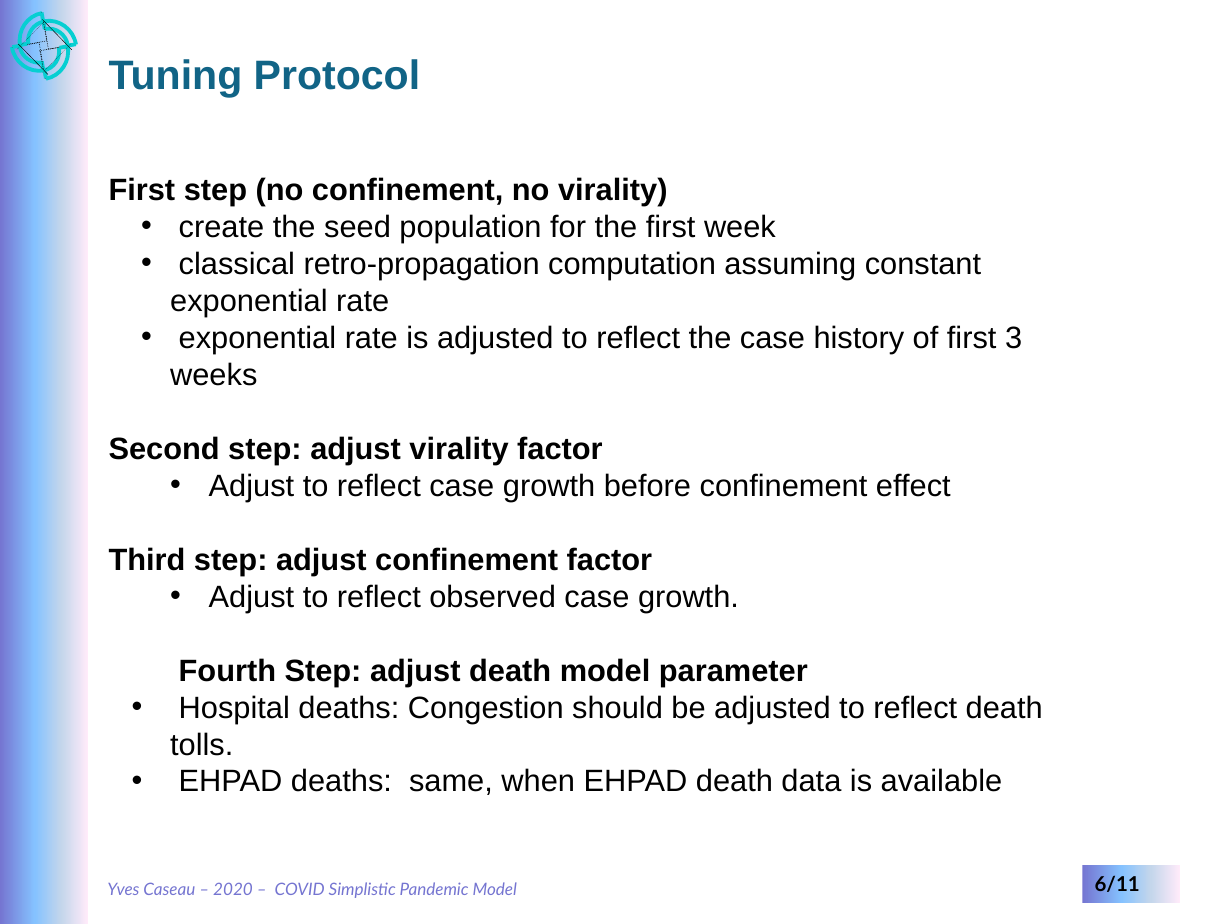
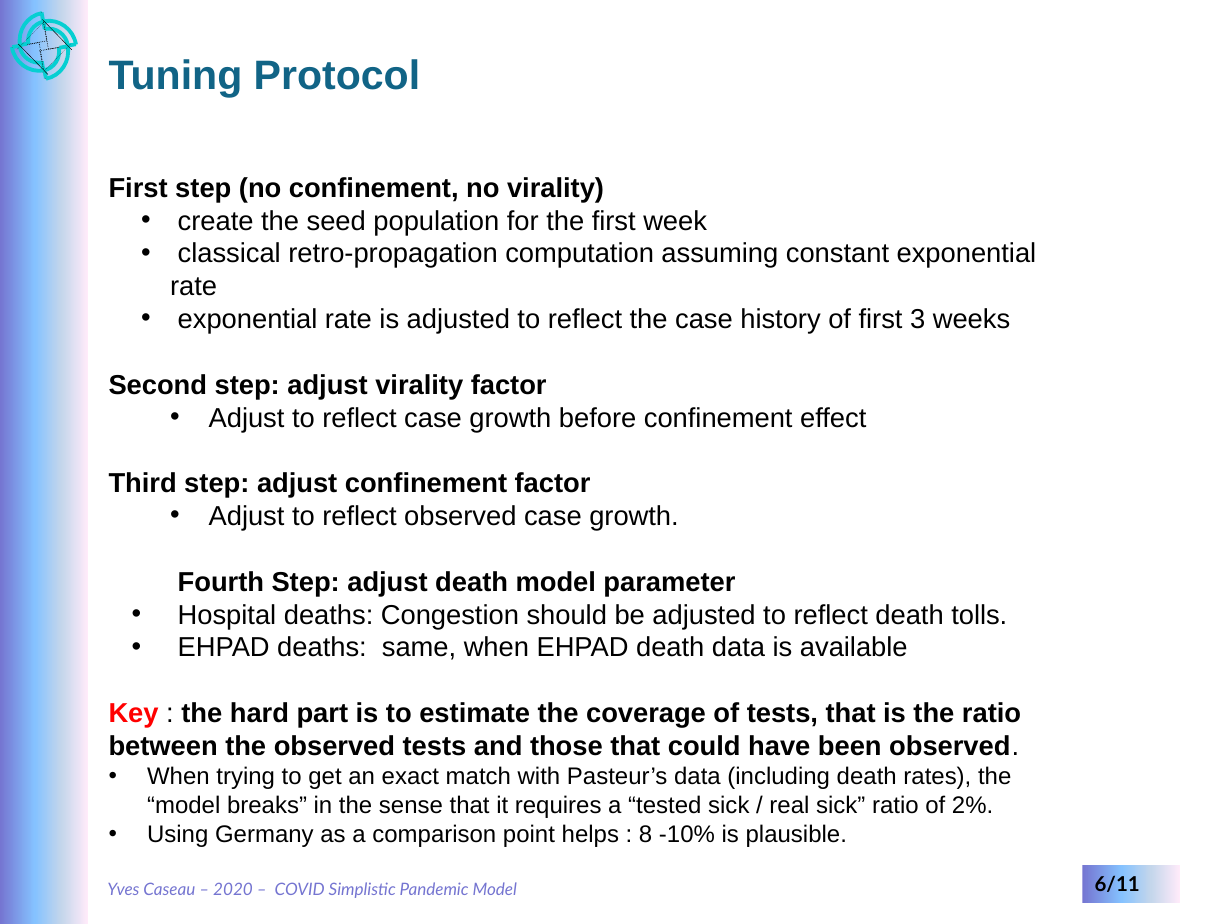
Before and after one commit to ycaseau/KnomeeQuest, a slide deck: slide 6 of COVIDAvril2020.pptx. Drawn at 1232x924 pixels with LibreOffice and Linux fonts; fonts in the diff are those of the drawing. Boxes give left, top, right and bottom in pixels: in the first picture for what was removed or moved away, otherwise in the second. Text is boxed around its words. In the diff, an @@ line names an element or a change of style, - is before the commit and + after.

Commit message:
April 25th version
The powerpoint has been extended with what I learned from the Pasteur paper

```diff
--- a/COVIDAvril2020.pptx
+++ b/COVIDAvril2020.pptx
@@ text at bbox=[109, 177, 1037, 660]: size 18 to 16 pt in "First step (no confinement, no virality)", "create the seed population for the first ...", "classical retro-propagation computation assuming constant ex ...", "exponential rate is adjusted to reflect the ..." and 7 more places @@
@@ text at bbox=[109, 702, 1021, 847]: paragraphs added @@
+Key : the hard part is to estimate the coverage of tests, that is the ratio between the observed tests and those that could have been observed.
+• When trying to get an exact match with Pasteur’s data (including death rates), the “model breaks” in the sense that it requires a “tested sick / real sick” ratio of 2%.
+• Using Germany as a comparison point helps : 8 -10% is plausible.
```
Also in this commit, not shown: 3 other slides changed.
